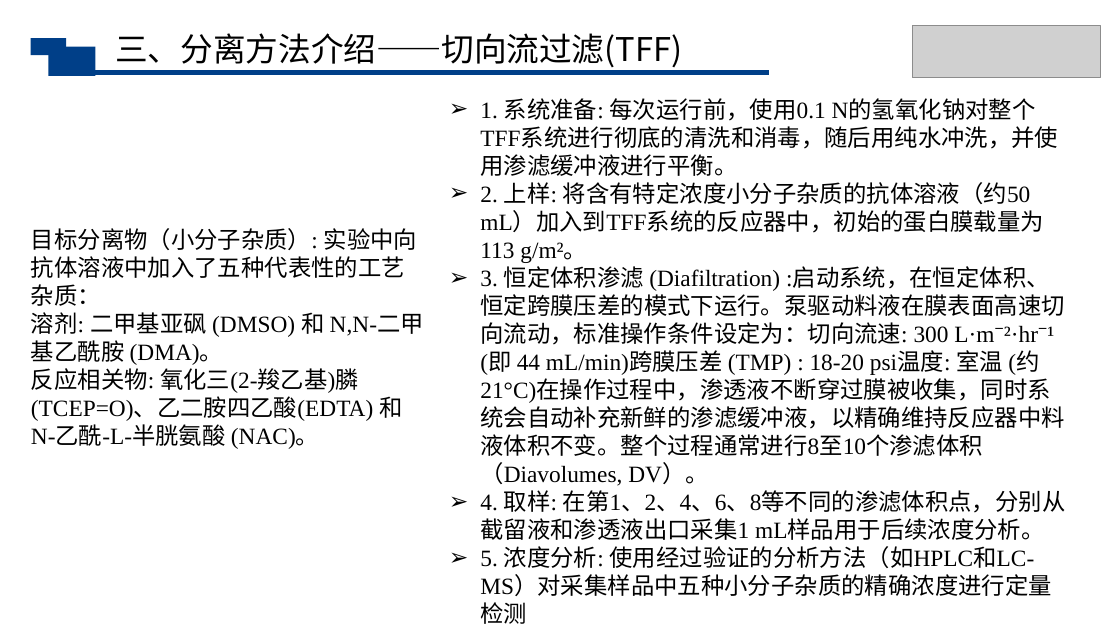
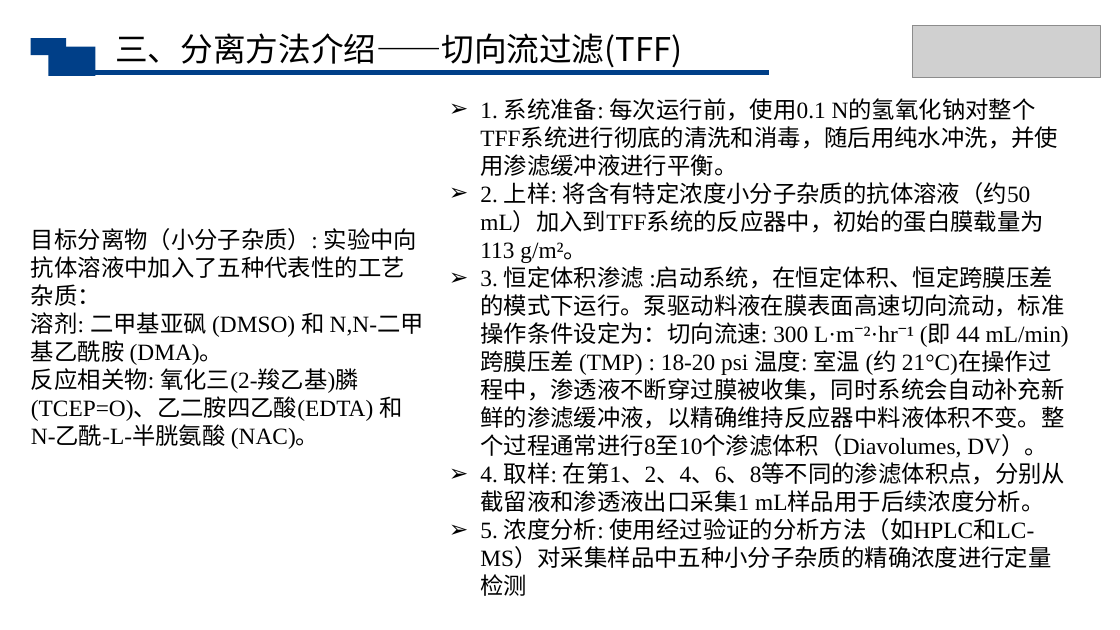
Before and after one commit to Raymon-Lyu/Veterinary-Medicine, a slide deck: slide 12 of 生物分离工程/第十组汇报ppt.pptx (slide 13 before the commit). Drawn at 1120x630 pixels with LibreOffice and Linux fonts; fonts in the diff are those of the drawing; grey boxes stand for pictures. Boxes give left, top, right and bottom in pixels: in the first picture for what was removed or moved away, otherwise in the second. Text is boxed around its words. In the diff, an @@ line names an element or a change of style, - is before the commit and + after.

```diff
--- a/生物分离工程/第十组汇报ppt.pptx
+++ b/生物分离工程/第十组汇报ppt.pptx
@@ text at <box>480,262,1069,458</box>: text changed @@
-➢ 3. 恒定体积渗滤 (Diafiltration) :启动系统，在恒定体积、恒定跨膜压差的模式下运行。泵驱动料液在膜表面高速切向流动，标准操作条件设定为：切向流速: 300 L·m⁻²·hr⁻¹ (即 44 mL/min)跨膜压差 (TMP) : 18-20 psi温度: 室温 (约 21°C)在操作过程中，渗透液不断穿过膜被收集，同时系统会自动补充新鲜的渗滤缓冲液，以精确维持反应器中料液体积不变。整个过程通常进行8至10个渗滤体积（Diavolumes, DV）。
+➢ 3. 恒定体积渗滤 :启动系统，在恒定体积、恒定跨膜压差的模式下运行。泵驱动料液在膜表面高速切向流动，标准操作条件设定为：切向流速: 300 L·m⁻²·hr⁻¹ (即 44 mL/min)跨膜压差 (TMP) : 18-20 psi 温度: 室温 (约 21°C)在操作过程中，渗透液不断穿过膜被收集，同时系统会自动补充新鲜的渗滤缓冲液，以精确维持反应器中料液体积不变。整个过程通常进行8至10个渗滤体积（Diavolumes, DV）。
```
Also in this commit, not shown: 5 other slides changed, 1 slide added, 1 slide removed, 1 other file.
